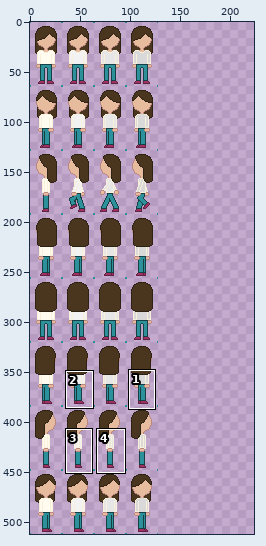
File history of a sprite sheet, sprites/roguelike test sprite.png. Above: a wide view before the commit, with the close-up outlined.
Close-up. First the earlier version:
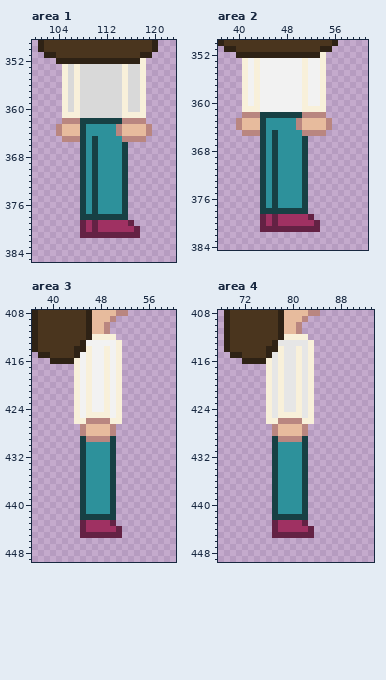
The file is 128x512 pixels. Colours within 5 levels of each other are drawn and written as one. Shown: area 1: x 100..123, y 349..385; area 2: x 37..61, y 350..384; area 3: x 37..60, y 408..449; area 4: x 68..93, y 408..449. The old version is drawn lined up with the new one, on the new canvas. The commit also changed other parts of the picture, which this record leaves out.
Now the later version:
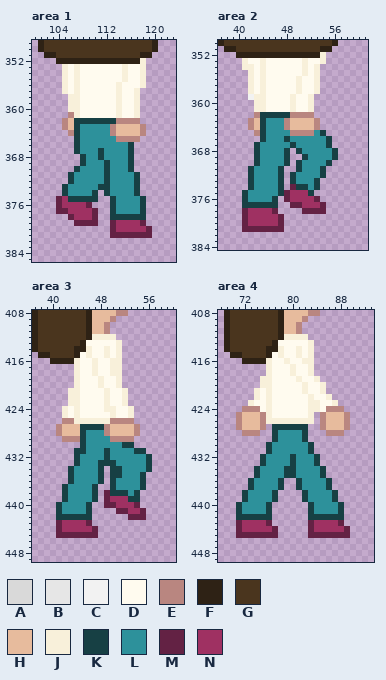
Palette (. is transparent): A #d9d9d9  B #e6e6e6  C #f2f2f2  D #fffbef  E #b98680  F #2e2215  G #4a351e  H #e7bb9d  J #f8f0da  K #174044  L #2d919b  M #632244  N #9f3162
Edits made:
canvas 128x512 -> 224x512
Changed rows in their new state; - is an unchanged pixel.
Area 1:
first column x 104:
353 --D-DDDDDDD-DD--
354 --D-DDDDDDD-DD--
355 --D-DDDDDDD-DD--
356 --D-DDDDDDJDDD--
357 --D-DDDDDDJDDJ.-
358 -.J-DDDDDDJDDJ.-
359 -.J-DDDDDDJDDJ.-
360 -.J-DDDDDDJDDJ.-
361 -.E-DDDDDDJDD-.-
362 --HK------E---.-
363 .E-KL----EH---E.
364 ..EKL----EH---E.
365 -..KL-L---E---.-
366 ---KL-L----LK---
367 ---KL-LK---LK---
368 ------LK---LK---
369 ------L-K--LK---
370 ---KL-L-K--LK---
371 --KLL-L-K--LLK--
372 --KLL-L-K--LLK--
373 -KLLL-LKK--LLK--
374 -KLLL--.K--LLK--
375 MNKK-K-..K-LLLK-
376 MNNNNM...K-LLLK-
377 MMNNNNM..K-LLLK-
378 --MNNNM..---KKK-
379 ---M-M-..M--NNM-
380 ----.....M---NNM
381 ----.....-----MM
Area 2:
first column x 40:
353 --DDJDDDDDD-DD---
354 --JDJDDDDDD-DJ.--
355 -.JDJDDDDDD-DJ.--
356 -.JDJDDDDDJDDJ.--
357 -.JDJDDDDDJDDJ.--
358 -.JDJDDDDDJDDJ.--
359 -.--JDDDDJDDJ..--
360 -..-JDDDDJDDJ..--
361 -..-JDDDDJDD-..--
362 -..------EE--..--
363 ..E-----EHH--E..-
364 ..E-----EHH--E..-
365 -..---L--EE--LK--
366 ------L-K--LLLLK-
367 ---KL-L--K-LLLLK-
368 ---KL-L-K.KLLLLLK
369 ---KL-L-K..-LLLLK
370 ---KL-L-K.KLLLLK-
371 --KLL-LK..KLLLK--
372 --KLL-LK.K-LLLK--
373 --KLL-LK.K-LLK---
374 --KLL-LK.MK-LK---
375 -KLLL-LKMNNNK----
376 -KLLL--.MNNNNM---
377 -KKK-K-..MMNNNM--
378 -MNNNNM....MMMM--
379 -MNNN-NM.....----
380 -MNNN-NM......---
381 -MMM----......---
Area 3:
first column x 41:
413 -----DDDDD------
414 ------DD-D------
415 ----D-DD-D------
416 ----DDJDDJ------
417 ----DDJDDJ------
418 ----DDJDDJ------
419 ----DDDJDD------
420 ----DDDJDD------
421 --J-DDDD-DDJ----
422 --J-DDDD-DDJ----
423 --J-DDDD-DDJ----
424 -JD-DDDD-JDDJ---
425 -JD-DDDDDJDDJ---
426 -EE--JJJJEEEE---
427 EHHHKKKKEHHHHE--
428 EHHHKLLLEHHHHE--
429 -EEE-LLLLEEEE---
430 ---------LLKK---
431 ---K----KLLLLKK-
432 ---KL---KLLLLLLK
433 ---KL--KK-LLLLLK
434 --KLL--K.-KLLLLK
435 --KLL--K.-KLLLK-
436 --KLL--K.-LLLLK-
437 -KLLL-K..-LLLLK-
438 -KLLL-K.M-KKLK--
439 -KLLL-K.MNNNKK--
440 KLLLLK..MMNNNM--
441 KLLLLK....MMNNM-
442 KKKK--....--MMM-
443 MNNNNM....------
444 MNNNN-M....-----
445 MMMM---....-----
Area 4:
first column x 71:
413 -------DDDDD-------
414 --------DD-D-------
415 ------D-DD-D-------
416 ------DDJDDJ-------
417 ------DDDJDD-------
418 ------DDDJDD-------
419 ----J-DDDD-DDJ-----
420 ----J-DDDDDJDDJ----
421 ---JD-DDDDDJDDJ----
422 ---JD-DDDDDD-DDJ---
423 --JDD-DDDDDD-JDDJ--
424 -EEED-DDDDDD-JDEEE-
425 EHHHE-DDDDDD--EHHHE
426 EHHHE--JJJJ---EHHHE
427 EHHHE-KKKKKK--EHHHE
428 -EEE--KLLLLK---EEE-
429 -------LLLL--------
430 -----KL----LK------
431 -----KL----LK------
432 ----KLL--K-LLK-----
433 ----KLL--K-LLK-----
434 ---KLLL-KK-LLLK----
435 ---KLLL-KK-LLLK----
436 --KLLLLK..KLLLLK---
437 --KLLLLK..KLLLLK---
438 -KLLLL-....-LLLLK--
439 -KLLLL-....-LLLLK--
440 KLLLLK......KLLLLK-
441 KLLLLK......KLLLLK-
442 KKKKKK......KKKKKK-
443 MNNNNM......MNNNNM-
444 MNNNNN-.....-NNNNNM
445 MMMMMM-.....-MMMMMM
Boxes around the changes in both close-ups, in picture pixels (x1, y1, x2, y2):
changed: (56, 64, 152, 238)
changed: (236, 58, 338, 232)
changed: (56, 340, 152, 538)
changed: (236, 340, 350, 538)
